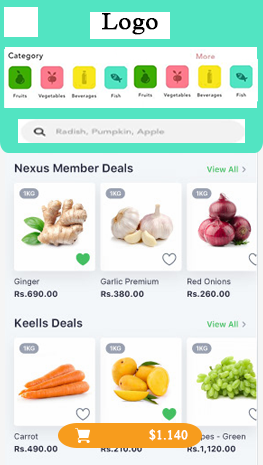
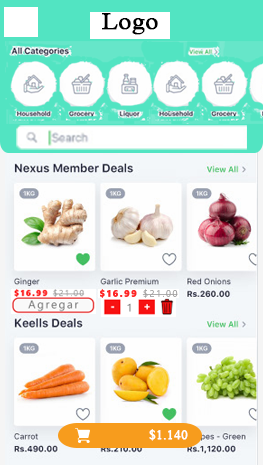
Revision of a layered 263x465 image; what changed, layer by layer:
added layer "Categorias def copia" above "Categorias abajo" over [147, 41, 263, 124]
added layer "Categorias abajo" above "Logo" over [5, 41, 226, 124]
added group "Grupo 2" with 6 layers above "Categorias" over [11, 125, 247, 317]
added group "Grupo 3" with 1 layers in group "Grupo 2" over [98, 289, 179, 298]
added layer "Capa 4" in group "Grupo 3" over [98, 289, 179, 298]
added layer "Capa 3" in group "Grupo 2" over [101, 298, 176, 317]
added layer "Capa 2" in group "Grupo 2" over [11, 289, 96, 314]
added group "Grupo 1" with 1 layers in group "Grupo 2" over [16, 125, 247, 150]
moved "Buscar" into group "Grupo 1", painted on it over [16, 119, 247, 150]
hid "Categorias" over [4, 47, 258, 108]
